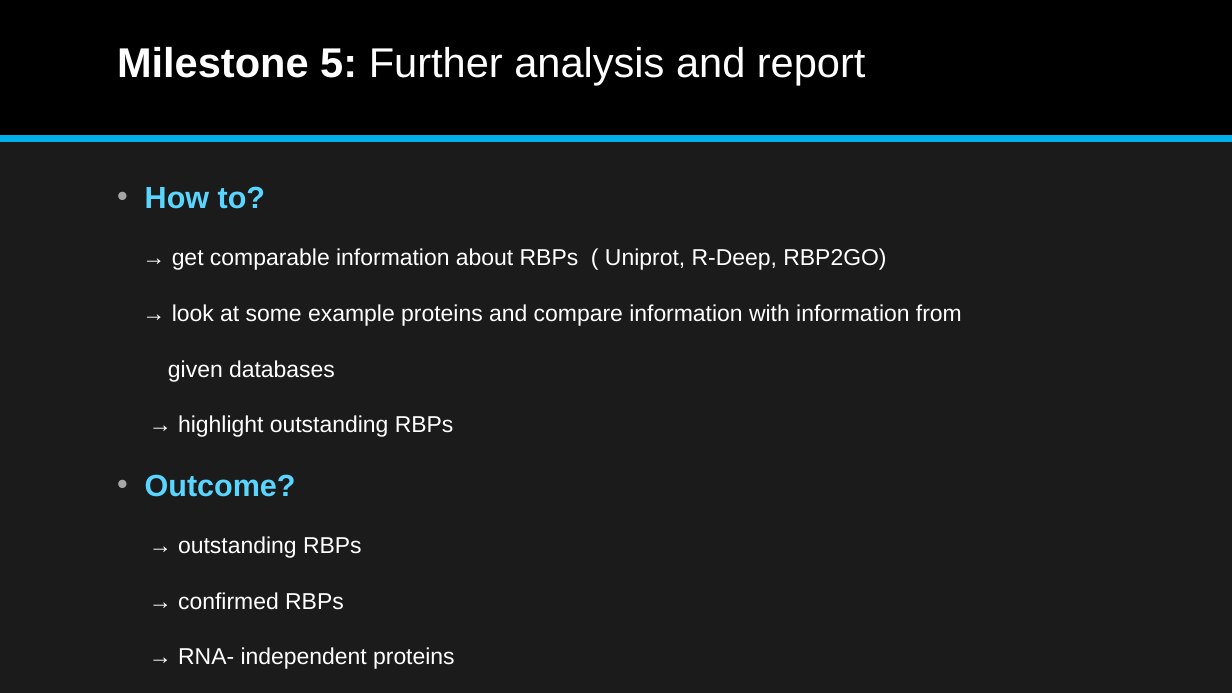
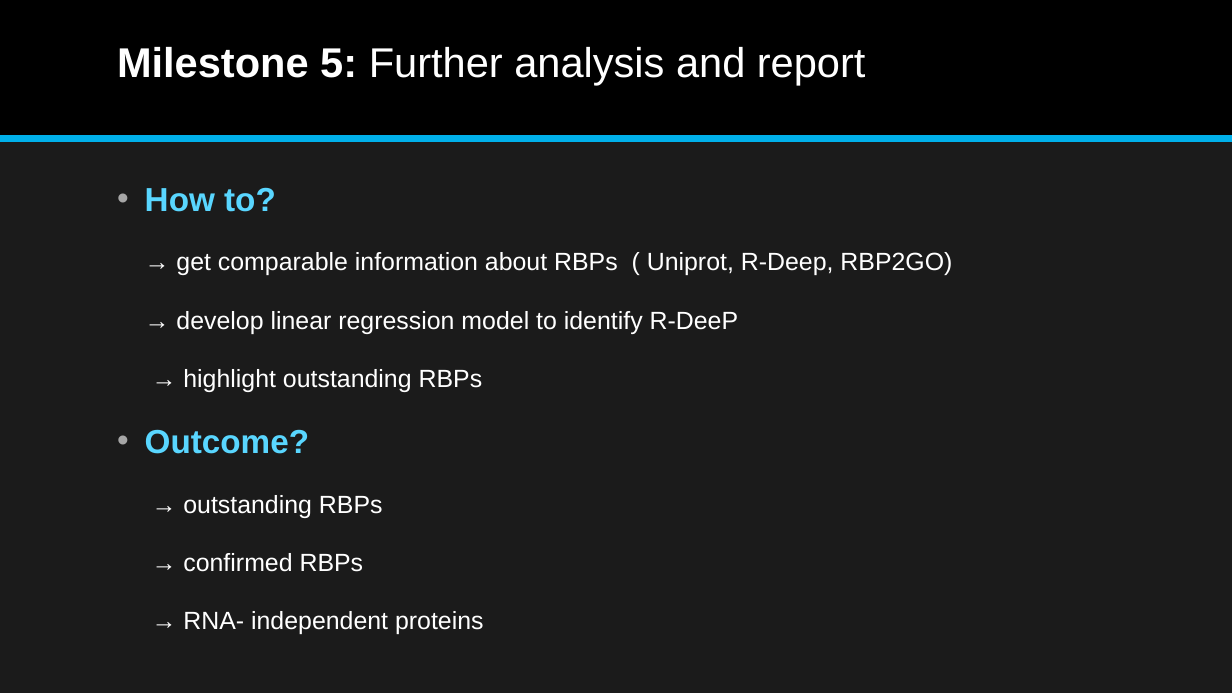
Before and after one commit to datascience-mobi-2022/2022-topic-03-team-04, a slide deck: slide 13 of DatenAnalyseSS22_final.pptx. Drawn at 1232x693 pixels with LibreOffice and Linux fonts; fonts in the diff are those of the drawing. Boxes give left, top, right and bottom in pixels: in the first picture for what was removed or moved away, otherwise in the second. Text is boxed around its words. In the diff, an @@ line names an element or a change of style, - is before the commit and + after.

```diff
--- a/DatenAnalyseSS22_final.pptx
+++ b/DatenAnalyseSS22_final.pptx
@@ text at [145, 187, 952, 634]: size 23.8 to 25.9 pt in "How to?", "Outcome?"; size 17.9 to 19.4 pt in "→ get comparable information about RBPs ( ...", "→ highlight outstanding RBPs", "→ outstanding RBPs", "→ confirmed RBPs" and 1 more places @@
@@ text at [176, 311, 738, 334]: text changed; size 17.9 to 19.4 pt @@
-→ look at some example proteins and compare information with information from
-given databases
+→ develop linear regression model to identify R-DeeP
```
Also in this commit, not shown: 5 other slides changed.
